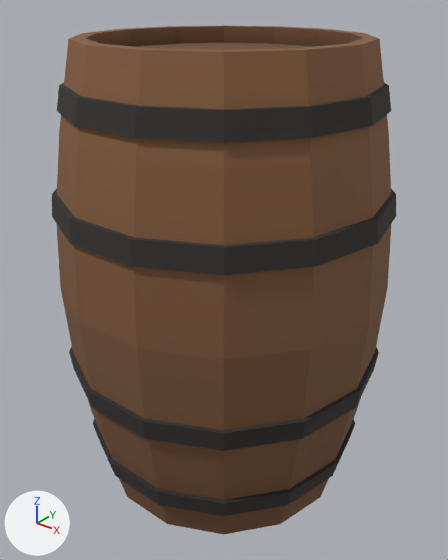
An edit to the glTF model games/yorimichi/assets/belmonte/meshes/SM_BM_BP_Barrel.glb, drawn before and after from the same camera.
Before and after are seen from a camera (50 mm lens) standing at (0.686, -0.857, 0.944) and looking at (0.004, -0.005, 0.416). The axes (+X, +Y, +Z) are drawn at lower left. The lights are the same throughout. The older version comes first. Vertices at exactly the same position are counted once.

Objects in the first picture: 'SM_BM_BP_Barrel'.
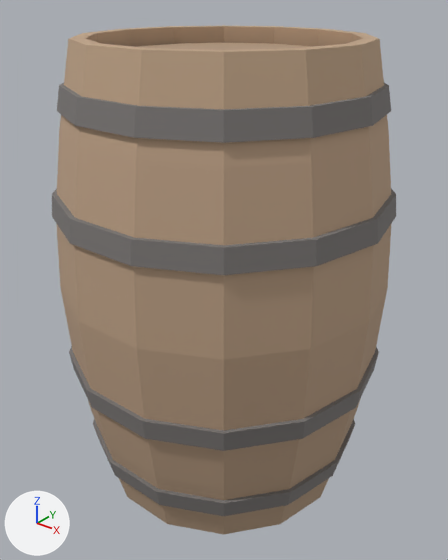
Pixel boxes [x1, y1, x2, y2] of what changed, in the pictures (448 x 560 px):
part 1 of me_sm_bp_barrel, recoloured (dark grey to grey)
    both: [52, 83, 396, 516]
part 2 of me_sm_bp_barrel, recoloured (brown to beige)
    both: [56, 25, 392, 534]

What the commit changed:
me_sm_bp_barrel has 351 vertices, 574 faces and spans x -0.31..0.31, y -0.302..0.302, z 0.0..0.86.
me_sm_bp_barrel is used by ob_sm_bm_bp_barrel; location (0.0, 0.0, 0.0).
me_sm_bp_barrel part 1: 336 faces centred in x -0.296..0.296, y -0.3..0.3, z 0.07..0.79 are repainted in the vertex colours; the middle colour goes from dark grey #33302e to grey #7c7876.
me_sm_bp_barrel part 2: 238 faces centred in x -0.295..0.295, y -0.3..0.3, z 0.048..0.86 are repainted in the vertex colours; the middle colour goes from brown #7d573a to beige #ba9e83.
